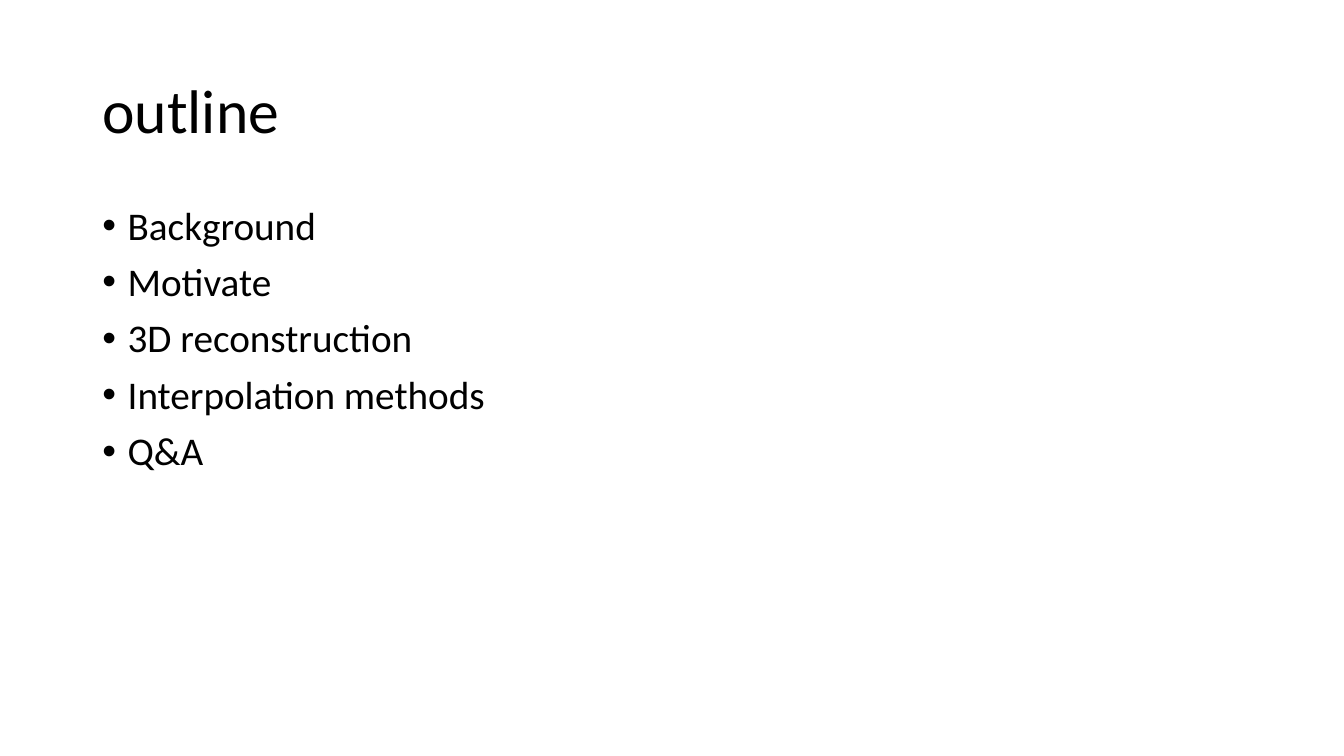
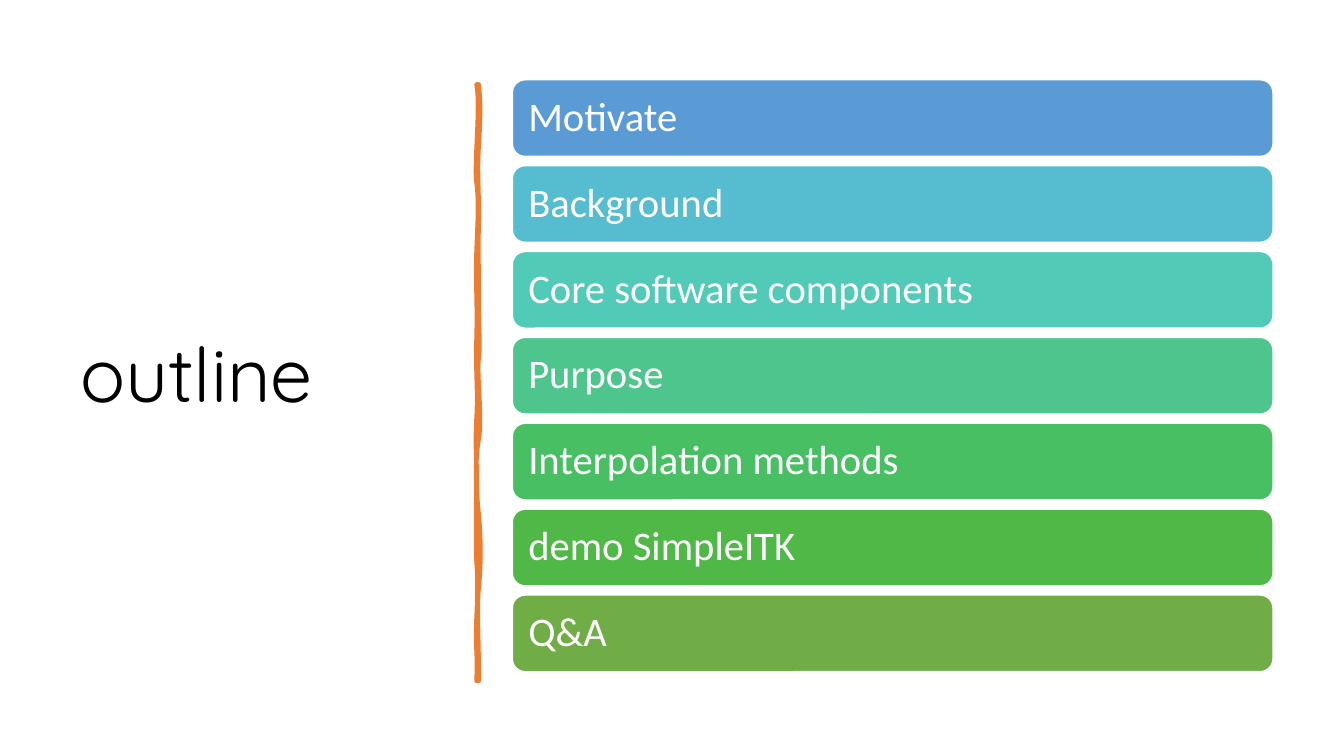
Before and after one commit to autotntfan/BIP, a slide deck: slide 2 of The insight toolkit image registration framework.pptx. Drawn at 1344x756 pixels with LibreOffice and Linux fonts; fonts in the diff are those of the drawing. Boxes give left, top, right and bottom in pixels: in the first picture for what was removed or moved away, otherwise in the second. Text is boxed around its words. In the diff, an @@ line names an element or a change of style, - is before the commit and + after.

Commit message:
add demo

```diff
--- a/The insight toolkit image registration framework.pptx
+++ b/The insight toolkit image registration framework.pptx
@@ title "outline": place and size @@
-title "outline" at [102,90,279,134]
+title "outline" at [80,346,313,403]
@@ title "outline" at [80,346,313,403]: size 44 to 54 pt, font Calibri to Quicksand @@
@@ freeform shape added at [477,85,479,682], fill #ED7D31, outline #ED7D31 3.25 pt @@
@@ text removed at [128,212,485,471] @@
-• Background
-• Motivate
-• 3D reconstruction
-• Interpolation methods
-• Q&A
@@ group added at [512,80,1273,671]: 7 rounded rectangles, 7 texts @@
+Motivate
+Background
+Core software components
+Purpose
+Interpolation methods
+demo SimpleITK
+Q&A
```
Also in this commit, not shown: 11 other slides changed, 4 slides added, 1 slide removed.
